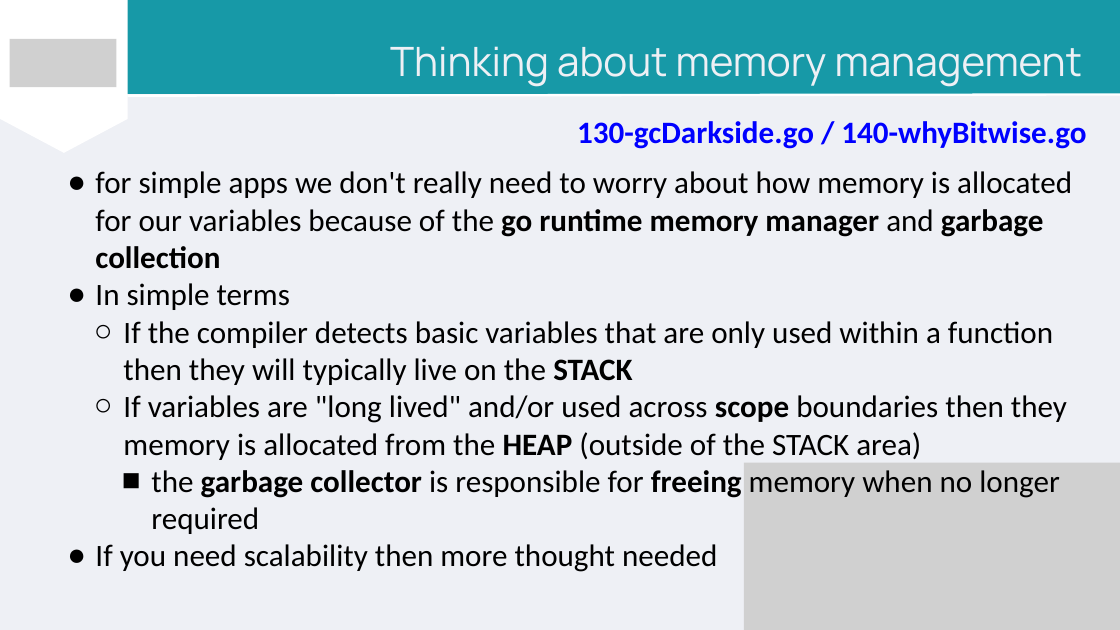
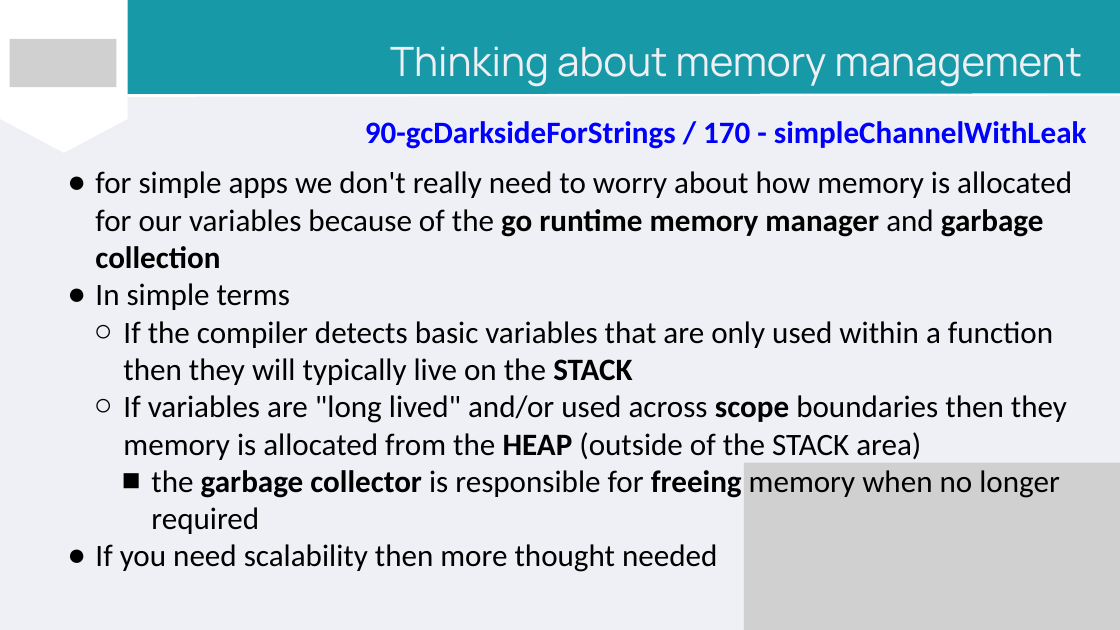
Before and after one commit to PeterWillmot/GoForExperiencedDevelopers, a slide deck: slide 30 of PPT/Go for Experienced Developers.pptx (slide 40 before the commit). Drawn at 1120x630 pixels with LibreOffice and Linux fonts; fonts in the diff are those of the drawing; grey boxes stand for pictures. Boxes give left, top, right and bottom in pixels: in the first picture for what was removed or moved away, otherwise in the second. Text is boxed around its words. In the diff, an @@ line names an element or a change of style, - is before the commit and + after.

```diff
--- a/PPT/Go for Experienced Developers.pptx
+++ b/PPT/Go for Experienced Developers.pptx
@@ text at (x1=365, y1=121, x2=1087, y2=149): text changed @@
-130-gcDarkside.go / 140-whyBitwise.go
+90-gcDarksideForStrings / 170 - simpleChannelWithLeak
```
Also in this commit, not shown: 25 other slides changed, 2 slides added, 3 slides removed, 5 other files.
